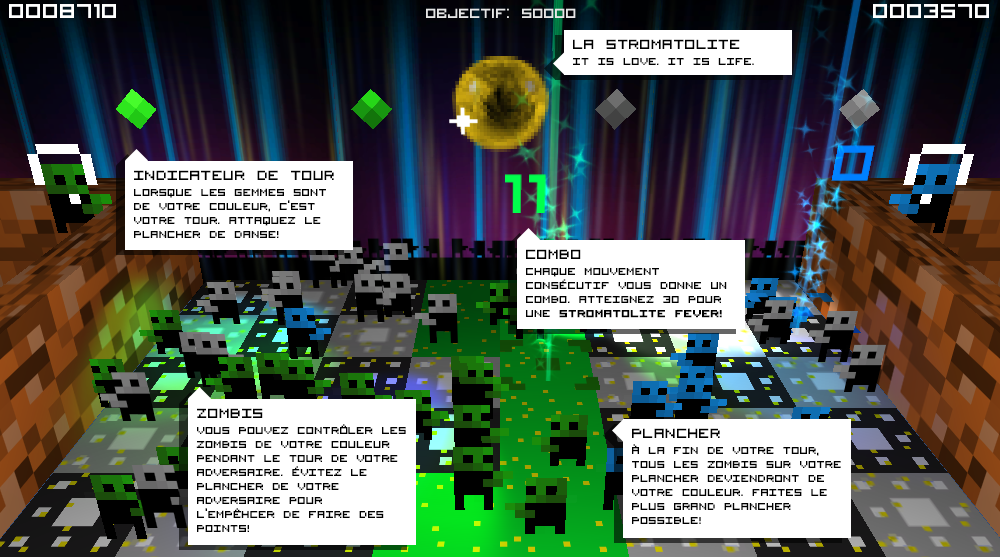
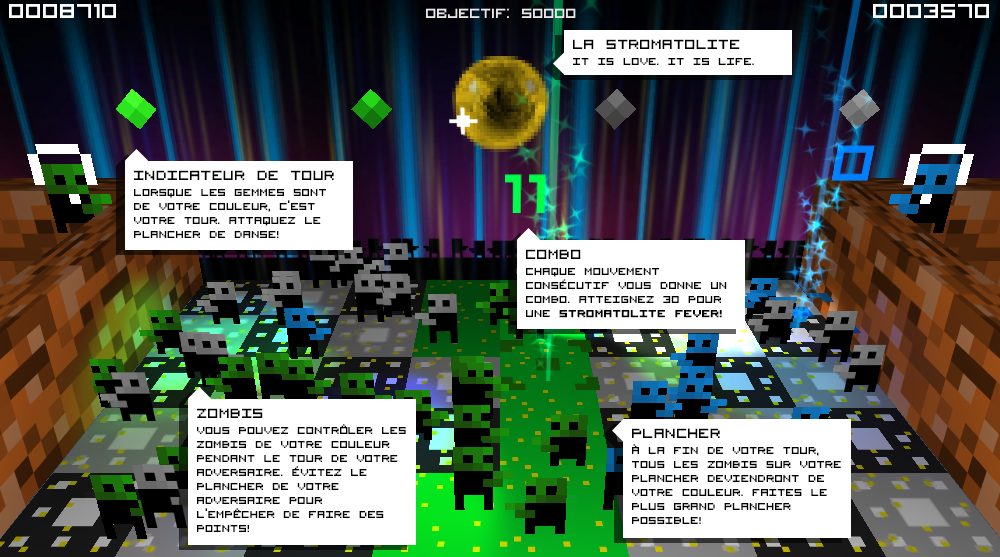
Comparing the layer stacks of the two 1000x557 images. Changes:
painted on "Vous pouvez contrôler les zombis de votre couleur pendant le to" over [243, 511, 258, 518]
